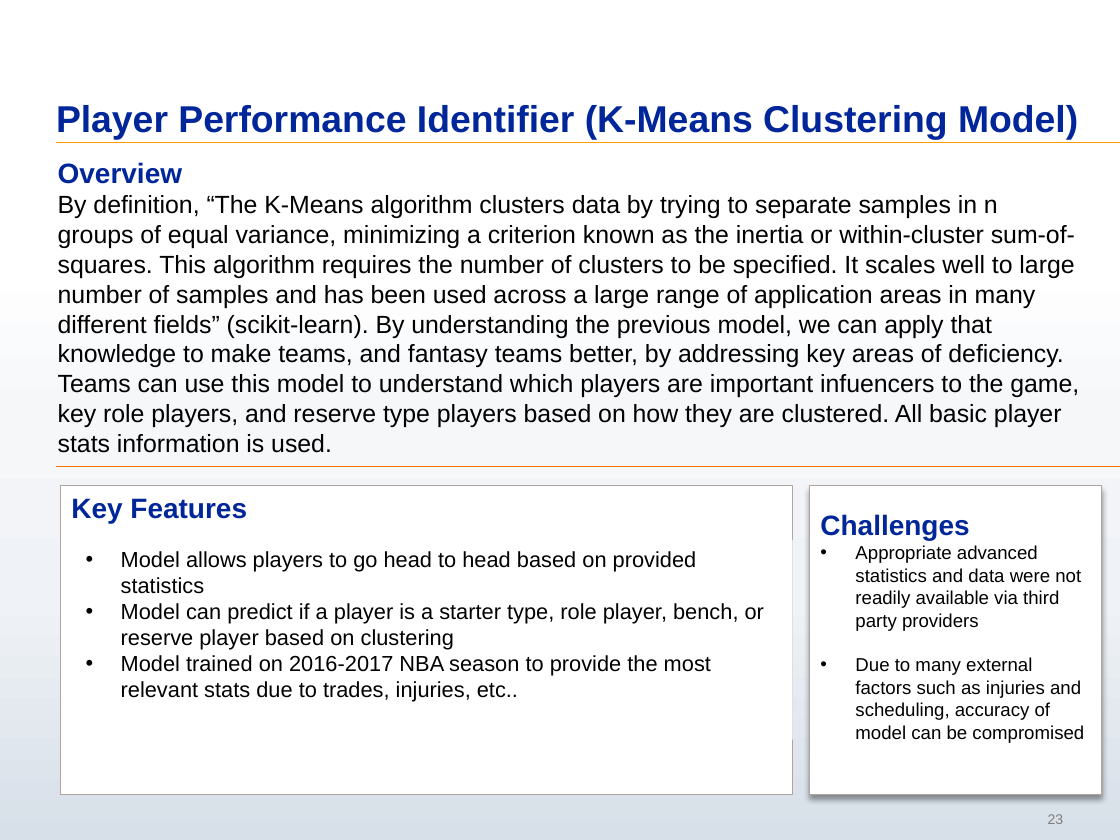
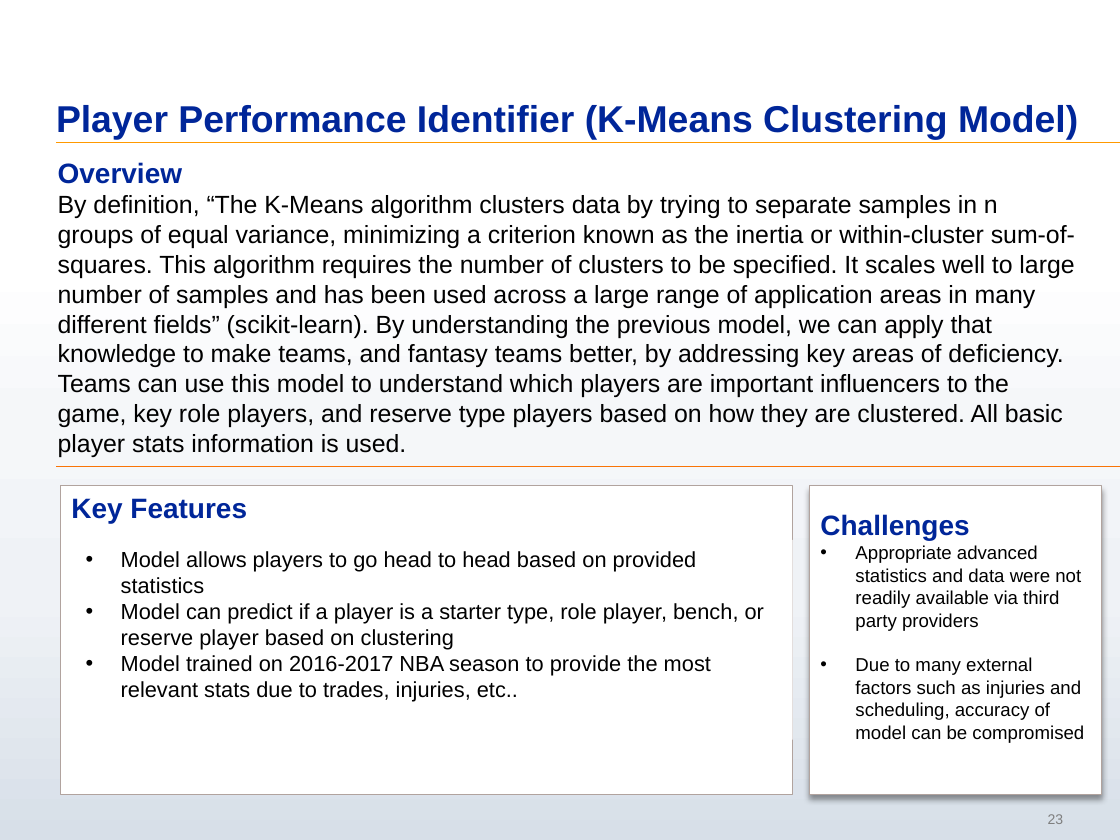
Before and after one commit to sahmed102/NBA_Final, a slide deck: slide 23 of NBA Team Success Analysis Project.pptx. Drawn at 1120x840 pixels with LibreOffice and Linux fonts; fonts in the diff are those of the drawing. Boxes give left, top, right and bottom in pixels: in the first picture for what was removed or moved away, otherwise in the second. Text is boxed around its words. In the diff, an @@ line names an element or a change of style, - is before the commit and + after.

```diff
--- a/NBA Team Success Analysis Project.pptx
+++ b/NBA Team Success Analysis Project.pptx
@@ text at bbox=[58, 195, 1075, 457]: text changed @@
-By definition, “The K-Means algorithm clusters data by trying to separate samples in n groups of equal variance, minimizing a criterion known as the inertia or within-cluster sum-of-squares. This algorithm requires the number of clusters to be specified. It scales well to large number of samples and has been used across a large range of application areas in many different fields” (scikit-learn). By understanding the previous model, we can apply that knowledge to make teams, and fantasy teams better, by addressing key areas of deficiency. Teams can use this model to understand which players are important infuencers to the game, key role players, and reserve type players based on how they are clustered. All basic player stats information is used.
+By definition, “The K-Means algorithm clusters data by trying to separate samples in n groups of equal variance, minimizing a criterion known as the inertia or within-cluster sum-of-squares. This algorithm requires the number of clusters to be specified. It scales well to large number of samples and has been used across a large range of application areas in many different fields” (scikit-learn). By understanding the previous model, we can apply that knowledge to make teams, and fantasy teams better, by addressing key areas of deficiency. Teams can use this model to understand which players are important influencers to the game, key role players, and reserve type players based on how they are clustered. All basic player stats information is used.
```
Also in this commit, not shown: 1 other slide changed.
